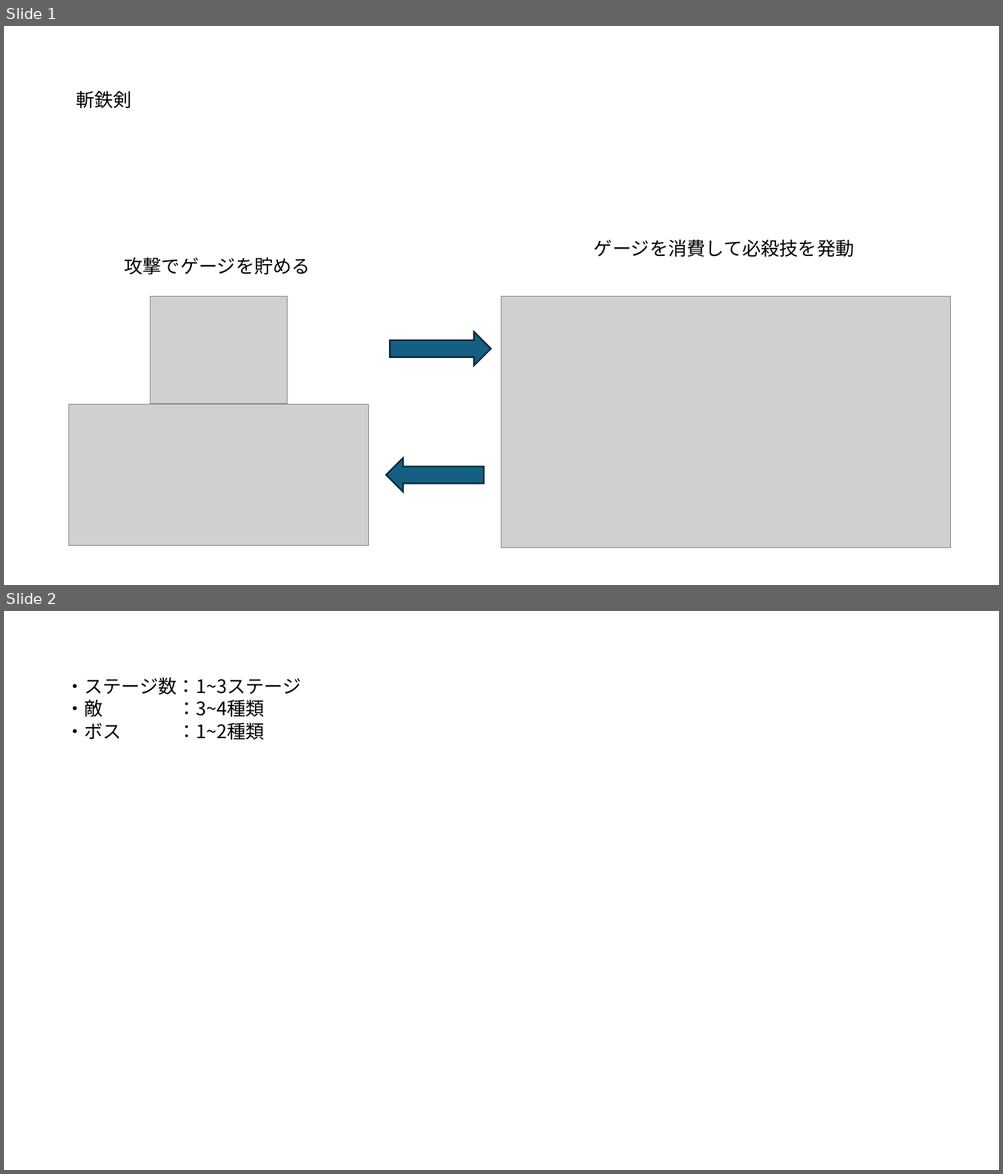
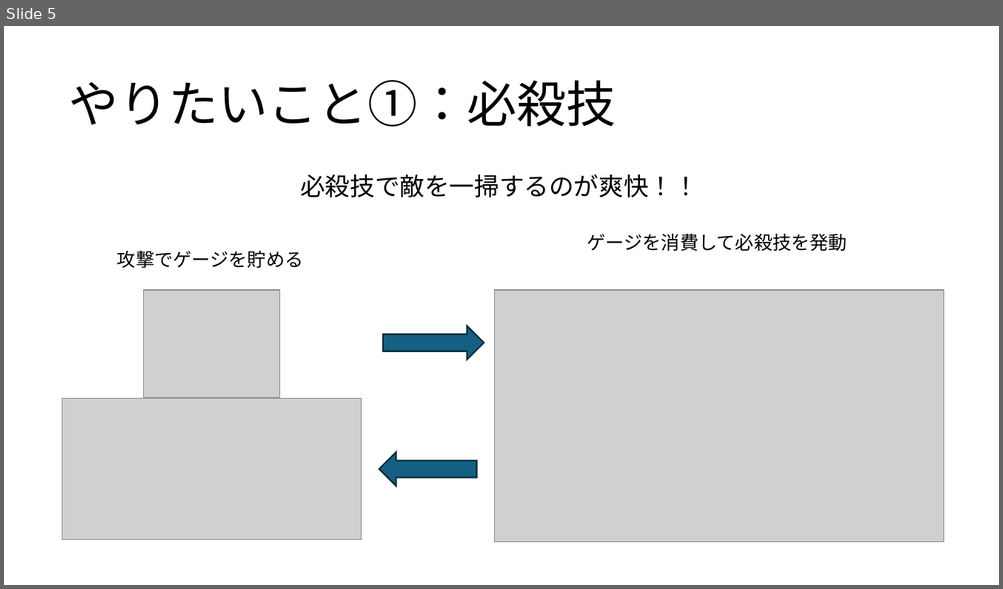
Before and after one commit to Tiger5286/SummerGame_2026, a slide deck: 夏ゲーム企画.pptx. Shown one above the other, each under a label of ours: slides 1 and 2 before the commit, slide 5 after it. The pictures are 1003x1174 and 1003x589 pixels, drawn with LibreOffice and Linux fonts; fonts in the diff are those of the drawing; grey boxes stand for pictures. Boxes give left, top, right and bottom in pixels: in the first picture for what was removed or moved away, otherwise in the second. Text is boxed around its words. In the diff, an @@ line names an element or a change of style, - is before the commit and + after.

```diff
--- a/夏ゲーム企画.pptx
+++ b/夏ゲーム企画.pptx
@@ slide 2 removed at <box>4,611,999,1170</box>, background #FFFFFF @@
@@ text removed at <box>65,677,301,740</box> @@
-・ステージ数：1~3ステージ
-・敵 ：3~4種類
-・ボス ：1~2種類
@@ what was slide 1 is now slide 5 @@
@@ slide 5 changed as well @@
@@ text added at <box>69,80,616,127</box>, 48 pt, text #000000 @@
+やりたいこと①：必殺技
@@ text removed at <box>76,90,132,108</box> @@
-斬鉄剣
@@ text added at <box>300,174,698,198</box>, 24 pt, text #000000 @@
+必殺技で敵を一掃するのが爽快！！
@@ text "攻撃でゲージを貯める": place and size @@
-text "攻撃でゲージを貯める" at <box>124,257,310,275</box>
+text "攻撃でゲージを貯める" at <box>117,250,303,268</box>
@@ 3 pictures, 2 right arrows, 1 text: place and size @@
-3 pictures, 2 right arrows, 1 text at <box>69,239,950,548</box>
+3 pictures, 2 right arrows, 1 text at <box>62,233,943,543</box>
```
Also in this commit, not shown: 5 slides added, 6 other files.
